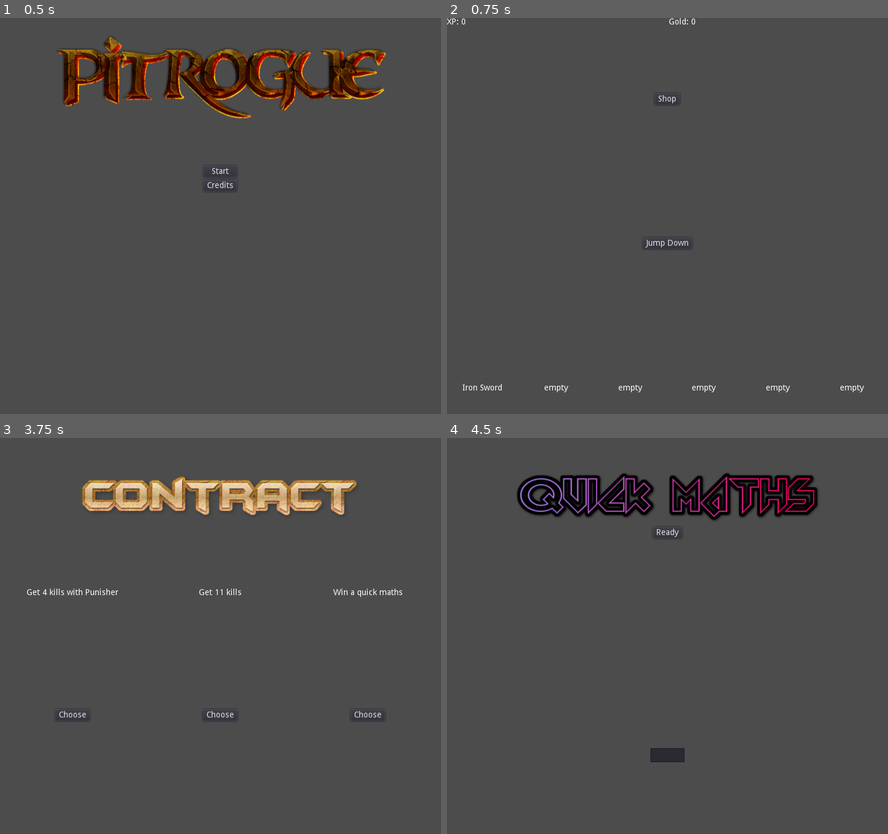
Above: before the commit, frames 1-4 (two rows, left to right).
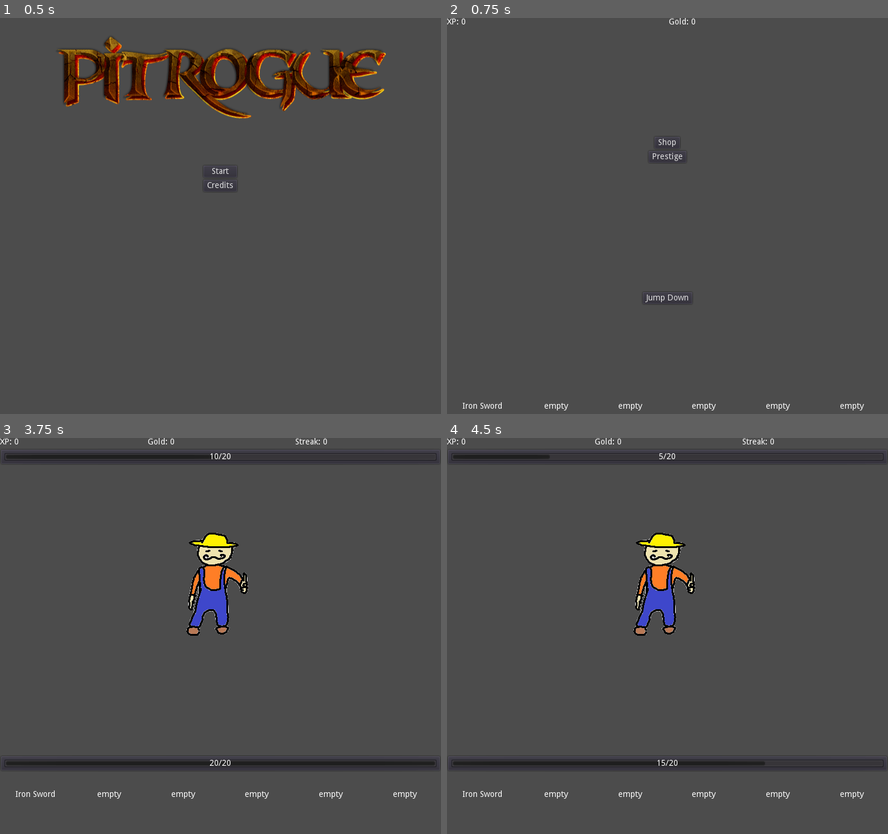
Above: after the commit, the same moments.

Repository: SirDogeGD/projects
Game: Godot game, scene res://scenes/main.tscn
Two runs of this game, one before a commit and one after it. Both use one fixed random seed, a clock stepped at 60 frames per second and the inputs below.
Inputs (mouse positions are in pixels of both pictures, inside the frame that each line leads up to):
- Up to frame 1 (0.5 s): no input
- Up to frame 2 (0.75 s): click "Start" at 0.5 s
- Up to frame 3 (3.75 s): click "Shop" at 1.25 s; click "Back" at 2 s; click "Jump Down" at 2.75 s; click "Choose" at 3.5 s
- Up to frame 4 (4.5 s): click (517, 715) at 4.25 s, where only the run before the commit has a clickable "Choose"

Frame 1 is identical in both runs. In frame 2, 0.8% of the frame differs, in the area x 3-95%, y 19-100%; in frame 3, 9.9%; in frame 4, 11%, in the area x 0-100%, y 0-92%.

Commit message:
prestige
added prestiging
added prestige shop
added mysticsm 1 perks
added beastmode

Diff:
--- a/idlegame/project.godot
+++ b/idlegame/project.godot
@@ -33,6 +33,8 @@
 inventory="*res://scripts/inventory.gd"
 chat="*res://scripts/ui/chat.gd"
 contract_handler="*res://scripts/events/contract/contract_handler.gd"
+prestige_handler="*res://scripts/prestige/prestige_handler.gd"
+perk_handler="*res://scripts/perks/perk_handler.gd"
 
 [display]
 
--- a/idlegame/scenes/camp.tscn
+++ b/idlegame/scenes/camp.tscn
@@ -2,7 +2,6 @@
 
 [ext_resource path="res://scripts/camp.gd" type="Script" id=1]
 [ext_resource path="res://scenes/UI/inventory.tscn" type="PackedScene" id=2]
-
 
 [node name="main" type="Node2D"]
 script = ExtResource( 1 )
@@ -45,35 +44,49 @@
 size_flags_horizontal = 3
 size_flags_vertical = 3
 
-[node name="CCShop" type="CenterContainer" parent="C1/VC"]
+[node name="Margin" type="CenterContainer" parent="C1/VC"]
 margin_right = 750.0
-margin_bottom = 241.0
+margin_bottom = 180.0
+size_flags_vertical = 3
+
+[node name="CCShop" type="VBoxContainer" parent="C1/VC"]
+margin_top = 184.0
+margin_right = 750.0
+margin_bottom = 364.0
 size_flags_horizontal = 3
 size_flags_vertical = 3
 
 [node name="ButtonSh" type="Button" parent="C1/VC/CCShop"]
 margin_left = 353.0
-margin_top = 110.0
 margin_right = 396.0
-margin_bottom = 130.0
+margin_bottom = 20.0
+size_flags_horizontal = 4
 text = "Shop"
 
+[node name="ButtonP" type="Button" parent="C1/VC/CCShop"]
+margin_left = 343.0
+margin_top = 24.0
+margin_right = 407.0
+margin_bottom = 44.0
+size_flags_horizontal = 4
+text = "Prestige"
+
 [node name="CCJumpDown" type="CenterContainer" parent="C1/VC"]
-margin_top = 245.0
+margin_top = 368.0
 margin_right = 750.0
-margin_bottom = 486.0
+margin_bottom = 548.0
 size_flags_horizontal = 3
 size_flags_vertical = 3
 
 [node name="ButtonJD" type="Button" parent="C1/VC/CCJumpDown"]
 margin_left = 333.0
-margin_top = 110.0
+margin_top = 80.0
 margin_right = 417.0
-margin_bottom = 130.0
+margin_bottom = 100.0
 text = "Jump Down"
 
 [node name="CCInv" type="CenterContainer" parent="C1/VC"]
-margin_top = 490.0
+margin_top = 552.0
 margin_right = 750.0
 margin_bottom = 732.0
 size_flags_horizontal = 3
@@ -83,10 +96,11 @@
 anchor_right = 0.0
 anchor_bottom = 0.0
 margin_left = 375.0
-margin_top = 121.0
+margin_top = 90.0
 margin_right = 375.0
-margin_bottom = 121.0
+margin_bottom = 90.0
 size_flags_horizontal = 3
 size_flags_vertical = 3
 [connection signal="pressed" from="C1/VC/CCShop/ButtonSh" to="." method="_on_ButtonSh_pressed"]
+[connection signal="pressed" from="C1/VC/CCShop/ButtonP" to="." method="_on_ButtonP_pressed"]
 [connection signal="pressed" from="C1/VC/CCJumpDown/ButtonJD" to="." method="_on_ButtonJD_pressed"]
--- a/idlegame/scripts/camp.gd
+++ b/idlegame/scripts/camp.gd
@@ -16,3 +16,6 @@
 
 func _on_ButtonSh_pressed():
 	get_tree().change_scene("res://scenes/shop.tscn")
+
+func _on_ButtonP_pressed():
+	get_tree().change_scene("res://scripts/prestige/prestige.tscn")
--- a/idlegame/scripts/fight.gd
+++ b/idlegame/scripts/fight.gd
@@ -65,6 +65,7 @@
 	if(you.get_inv_slot(you.get_selected()).takes_turn):
 		your_turn = false
 	#you attack enemy
+	perk_handler.combo += 1
 	atk(you, enemy, you.get_inv_slot(you.get_selected()))
 	if(isDead(enemy)):
 		chat.kill_msg(you.kill())
@@ -97,7 +98,7 @@
 
 #calculate dmg based on weapon dmg and persons multipliers
 func inputdmgcalc(a, b, w):
-	p = perkFile.new()
+	p = perk_handler
 	var dmg = w.get_damage()
 #	weapon base dmg perks
 	dmg = p.offensive_one(a, b, dmg)
@@ -111,7 +112,7 @@
 
 #calculate dmg based on input dmg and persons armor
 func outputdmgcalc(a, b, d):
-	p = perkFile.new()
+	p = perk_handler
 	var armor = b.get_armor()
 #	armor base def
 	armor = p.defensive_one(a, b, armor)
--- a/idlegame/scripts/guy.gd
+++ b/idlegame/scripts/guy.gd
@@ -134,6 +134,8 @@
 
 #updates the megastreak variables based on the current streak
 func update_megas():
+	if 2 in stats.pUpgrades:
+		mega = "b"
 	var arr = megastreak_handler.get_all(self, streak)
 	mtd = arr[0]
 	md = arr[1]
--- a/idlegame/scripts/menu.gd
+++ b/idlegame/scripts/menu.gd
@@ -1,6 +1,7 @@
 extends Node2D
 
 func _ready():
+#	stats.save_Stats()
 	stats.load_Stats()
 
 #go into main game "Lobby"
--- a/idlegame/scripts/perks/perk_handler.gd
+++ b/idlegame/scripts/perks/perk_handler.gd
@@ -1,4 +1,7 @@
 extends Node
+
+var rng = RandomNumberGenerator.new()
+var combo = 0
 
 #weapon dmg perks/a = attacker/b = attacked person/d = dmg
 #weapon base dmg perks
@@ -12,6 +15,7 @@
 	return d
 #weapon multi perks
 func offensive_two(a, b, d):
+	rng.randomize()
 	var perks_a = a.get_perks()
 	var perks_b = b.get_perks()
 	if perks_a.has(1):
@@ -28,11 +32,20 @@
 	if perks_a.has(5):
 		if(a.current_shield > 0):
 			d = d*1.05
+	if perks_a.has(9):
+		if rng.randi_range(1, 100) <= 12:
+			d = d*1.5
+	if perks_a.has(11):
+		if combo%4 == 0:
+			d = d*1.2
 	return d
 #weapon true perks
 func offensive_three(a, b, d):
 	var perks_a = a.get_perks()
 	var perks_b = b.get_perks()
+	if perks_a.has(12):
+		if combo%4 == 0:
+			a.heal(0, 0.8)
 	return d
 #armor base perks
 func defensive_one(a, b, armor):
--- a/idlegame/scripts/perks/perk_info.gd
+++ b/idlegame/scripts/perks/perk_info.gd
@@ -22,7 +22,16 @@
 		7:
 			return make("Diamond Chestplate", "Gain +6 armor")
 		8:
-			return make("Diamond Sword" , "Your weapon deals +1 dmg")
+			return make("Diamond Sword", "Your weapon deals +1 dmg")
+#			mysticism 1
+		9:
+			return make("Berserker", "12% chance to crit for 50% extra damage")
+		10:
+			return make("Guts", "Heal 0.25hp on kill")
+		11:
+			return make("Combo: Damage", "Every fourth strike deals +20% damage")
+		12:
+			return make("Combo: Shield", "Every fourth strike gives 0.8 shield hp")
 
 func make(n, d):
 	var perkinfo = perkfile.new()
@@ -33,17 +42,21 @@
 func make_choice():
 	var array_pool = []
 	var default_perks = [1, 2, 3, 4, 5]
+	var myst1 = [9, 10, 11, 12]
 #	add perks to pool
 	array_pool += default_perks
-#	remove perks player already has
-	for x in you.perks:
-		if array_pool.has(x):
-			array_pool.erase(x)
+	if 1 in stats.pUpgrades:
+		array_pool += myst1
+#	get perks player doesnt already have
+	var perks = []
+	for x in array_pool.size():
+		if not array_pool[x] in you.get_perks():
+			perks.append(array_pool[x])
 #	get random perks from pool
 	randomize()
-	array_pool.shuffle()
+	perks.shuffle()
 	choice.clear()
-	choice.append(array_pool[0])
-	choice.append(array_pool[1])
-	choice.append(array_pool[2])
+	choice.append(perks[0])
+	choice.append(perks[1])
+	choice.append(perks[2])
 	return choice
--- /dev/null
+++ b/idlegame/scripts/prestige/prestige.gd
@@ -0,0 +1,30 @@
+extends Node2D
+
+func _ready():
+	update_labels()
+
+func _on_BBack_pressed():
+	get_tree().change_scene("res://scenes/camp.tscn")
+
+func req_text():
+	return str("Required: ", stats.xp, "/", req_xp(), "xp")
+
+func req_xp():
+	return 50000 + (stats.prestige * 10000)
+
+func _on_BPrestige_pressed():
+	if stats.xp >= req_xp():
+		stats.xp = 0
+		stats.gold = 0
+		stats.add_stats("r", (10 + stats.prestige))
+		stats.prestige += 1
+		update_labels()
+
+func update_labels():
+	$VBoxContainer/CenterContainer2/VBoxContainer/LPres.set_text(str("Prestige: ", stats.prestige))
+	$VBoxContainer/CenterContainer2/VBoxContainer/LReq.set_text(req_text())
+
+
+func _on_BShop_pressed():
+	if stats.prestige >= 1:
+		get_tree().change_scene("res://scripts/prestige/prestigeShop.tscn")
--- /dev/null
+++ b/idlegame/scripts/prestige/prestige.tscn
@@ -0,0 +1,75 @@
+[gd_scene load_steps=2 format=2]
+
+[ext_resource path="res://scripts/prestige/prestige.gd" type="Script" id=1]
+
+[node name="Node2D" type="Node2D"]
+script = ExtResource( 1 )
+
+[node name="VBoxContainer" type="VBoxContainer" parent="."]
+margin_right = 750.0
+margin_bottom = 750.0
+__meta__ = {
+"_edit_use_anchors_": false
+}
+
+[node name="BBack" type="Button" parent="VBoxContainer"]
+margin_right = 42.0
+margin_bottom = 20.0
+size_flags_horizontal = 0
+text = "Back"
+
+[node name="CenterContainer2" type="CenterContainer" parent="VBoxContainer"]
+margin_top = 24.0
+margin_right = 750.0
+margin_bottom = 385.0
+size_flags_horizontal = 3
+size_flags_vertical = 3
+
+[node name="VBoxContainer" type="VBoxContainer" parent="VBoxContainer/CenterContainer2"]
+margin_left = 335.0
+margin_top = 152.0
+margin_right = 415.0
+margin_bottom = 208.0
+size_flags_horizontal = 3
+size_flags_vertical = 3
+
+[node name="LPres" type="Label" parent="VBoxContainer/CenterContainer2/VBoxContainer"]
+margin_right = 80.0
+margin_bottom = 14.0
+text = "Prestige:"
+align = 1
+valign = 1
+
+[node name="BPrestige" type="Button" parent="VBoxContainer/CenterContainer2/VBoxContainer"]
+margin_left = 8.0
+margin_top = 18.0
+margin_right = 72.0
+margin_bottom = 38.0
+size_flags_horizontal = 4
+text = "Prestige"
+
+[node name="LReq" type="Label" parent="VBoxContainer/CenterContainer2/VBoxContainer"]
+margin_top = 42.0
+margin_right = 80.0
+margin_bottom = 56.0
+text = "Required xp:"
+align = 1
+
+[node name="CenterContainer" type="CenterContainer" parent="VBoxContainer"]
+margin_top = 389.0
+margin_right = 750.0
+margin_bottom = 750.0
+size_flags_horizontal = 3
+size_flags_vertical = 3
+
+[node name="BShop" type="Button" parent="VBoxContainer/CenterContainer"]
+margin_left = 325.0
+margin_top = 170.0
+margin_right = 424.0
+margin_bottom = 190.0
+size_flags_horizontal = 3
+size_flags_vertical = 3
+text = "Prestige Shop"
+[connection signal="pressed" from="VBoxContainer/BBack" to="." method="_on_BBack_pressed"]
+[connection signal="pressed" from="VBoxContainer/CenterContainer2/VBoxContainer/BPrestige" to="." method="_on_BPrestige_pressed"]
+[connection signal="pressed" from="VBoxContainer/CenterContainer/BShop" to="." method="_on_BShop_pressed"]
--- /dev/null
+++ b/idlegame/scripts/prestige/prestigeShop.gd
@@ -0,0 +1,15 @@
+extends Node2D
+
+func _ready():
+	update_labels()
+	stock()
+
+func _on_BBack_pressed():
+	get_tree().change_scene("res://scripts/prestige/prestige.tscn")
+
+func update_labels():
+	$VBoxContainer/HBoxContainer/LRenown.set_text(str("Renown: ", stats.renown))
+
+func stock():
+	for n in prestige_handler.make_shop_items():
+		$VBoxContainer/GridContainer.add_child(n)
--- /dev/null
+++ b/idlegame/scripts/prestige/prestigeShop.tscn
@@ -0,0 +1,41 @@
+[gd_scene load_steps=2 format=2]
+
+[ext_resource path="res://scripts/prestige/prestigeShop.gd" type="Script" id=1]
+
+[node name="Node2D" type="Node2D"]
+script = ExtResource( 1 )
+
+[node name="VBoxContainer" type="VBoxContainer" parent="."]
+margin_right = 750.0
+margin_bottom = 750.0
+__meta__ = {
+"_edit_use_anchors_": false
+}
+
+[node name="HBoxContainer" type="HBoxContainer" parent="VBoxContainer"]
+margin_right = 750.0
+margin_bottom = 20.0
+size_flags_horizontal = 3
+
+[node name="BBack" type="Button" parent="VBoxContainer/HBoxContainer"]
+margin_right = 42.0
+margin_bottom = 20.0
+size_flags_horizontal = 2
+text = "Back"
+
+[node name="LRenown" type="Label" parent="VBoxContainer/HBoxContainer"]
+margin_left = 377.0
+margin_top = 3.0
+margin_right = 750.0
+margin_bottom = 17.0
+size_flags_horizontal = 3
+text = "Renown: "
+
+[node name="GridContainer" type="GridContainer" parent="VBoxContainer"]
+margin_top = 24.0
+margin_right = 750.0
+margin_bottom = 750.0
+size_flags_horizontal = 3
+size_flags_vertical = 3
+columns = 5
+[connection signal="pressed" from="VBoxContainer/HBoxContainer/BBack" to="." method="_on_BBack_pressed"]
--- /dev/null
+++ b/idlegame/scripts/prestige/prestige_handler.gd
@@ -0,0 +1,39 @@
+extends Node
+
+var itemFile = preload("res://scripts/prestige/pshopItem.tscn")
+
+func _ready():
+	pass
+
+#create all available shop items and send them to
+#prestigeShop.stock()
+func make_shop_items():
+	var Upgrades = []
+	for n in 3:
+		Upgrades.append(n)
+	var boughtUpgrades = stats.pUpgrades
+#	get upgrades players doesnt have
+	var pool = []
+	for x in Upgrades.size():
+		if not Upgrades[x] in boughtUpgrades:
+			pool.append(Upgrades[x])
+#	turn upgrades into shopItems
+	var items = []
+	for n in pool.size():
+		var item = itemFile.instance()
+		var info = item_list(pool[n])
+		item.setup(info[0], info[1], info[2], info[3])
+		items.append(item)
+	return items
+
+func item_list(id):
+	match id:
+#				  ID	Price	Name		Description
+		0:
+			return([0, 10, "Tenacity I", "heal +1 hp on kill"])
+		1:
+			return([1, 10, "Mysticism I", "new perks\n+1 perk slot"])
+		2:
+			return([2, 10, "Beastmode", "new Megastreak"])
+		3:
+			return([3, 50, "Tenacity II", "heal +1 hp on kill"])
--- /dev/null
+++ b/idlegame/scripts/prestige/pshopItem.gd
@@ -0,0 +1,26 @@
+extends Control
+
+var tag = "I can feel it"
+var desc = "somethings wrong"
+var price = 0
+var id = 0
+
+#id, price (renown), tag (name), description
+func setup(i, p, t, d):
+	self.tag = t
+	self.desc = d
+	self.price = p
+	self.id = i
+	update()
+
+func update():
+	$VBoxContainer/LName.set_text(tag)
+	$VBoxContainer/LDesc.set_text(desc)
+	$VBoxContainer/BBuy.set_text(str(price, " renown"))
+
+#Buy Upgrade
+func _on_BBuy_pressed():
+	if stats.renown >= self.price:
+		stats.pUpgrades.append(self.id)
+		stats.add_stats("r", -self.price)
+		queue_free()
--- /dev/null
+++ b/idlegame/scripts/prestige/pshopItem.tscn
@@ -0,0 +1,49 @@
+[gd_scene load_steps=2 format=2]
+
+[ext_resource path="res://scripts/prestige/pshopItem.gd" type="Script" id=1]
+
+[node name="Control" type="Control"]
+size_flags_horizontal = 3
+size_flags_vertical = 3
+script = ExtResource( 1 )
+__meta__ = {
+"_edit_use_anchors_": false
+}
+
+[node name="VBoxContainer" type="VBoxContainer" parent="."]
+margin_right = 150.0
+margin_bottom = 150.0
+size_flags_horizontal = 3
+size_flags_vertical = 3
+__meta__ = {
+"_edit_use_anchors_": false
+}
+
+[node name="LName" type="Label" parent="VBoxContainer"]
+margin_right = 150.0
+margin_bottom = 61.0
+size_flags_horizontal = 3
+size_flags_vertical = 3
+text = "test"
+align = 1
+valign = 2
+__meta__ = {
+"_edit_use_anchors_": false
+}
+
+[node name="LDesc" type="Label" parent="VBoxContainer"]
+margin_top = 65.0
+margin_right = 150.0
+margin_bottom = 126.0
+size_flags_horizontal = 3
+size_flags_vertical = 3
+text = "test"
+align = 1
+valign = 1
+
+[node name="BBuy" type="Button" parent="VBoxContainer"]
+margin_top = 130.0
+margin_right = 150.0
+margin_bottom = 150.0
+size_flags_horizontal = 9
+[connection signal="pressed" from="VBoxContainer/BBuy" to="." method="_on_BBuy_pressed"]
--- a/idlegame/scripts/scene_handler.gd
+++ b/idlegame/scripts/scene_handler.gd
@@ -2,17 +2,13 @@
 
 var count = 0
 var perks = 0
-var max_perks = 1
 var rng = RandomNumberGenerator.new()
 
 func next_scene():
 	effect_handler.turn(you)
-	if(is_perk()):
-		perks += 1
+	if(count == 0):
+		count += 1
 		get_tree().change_scene("res://scenes/perk_choose.tscn")
-	elif(is_shop()):
-		count += 1
-		get_tree().change_scene("res://scenes/runshop.tscn")
 	elif(is_minor()):
 		count += 1
 		what_minor()
@@ -21,12 +17,11 @@
 		get_tree().change_scene("res://scenes/fight.tscn")
 
 func is_perk():
-	if(perks < max_perks):
-		return true
-	return false
-
-func is_shop():
-	if(count == 2):
+	var extra_perks = 0
+	if 1 in stats.pUpgrades:
+		extra_perks += 1
+	if(perks < extra_perks):
+		perks += 1
 		return true
 	return false
 
@@ -36,17 +31,23 @@
 
 func is_minor():
 	rng.randomize()
-	var chance = rng.randi_range(1,10)
+	var chance = rng.randi_range(1,70)
 	if(chance <= 5):
 		return true
 	return false
 
 func what_minor():
 	rng.randomize()
-	var which = rng.randi_range(1,2)
+	var which = rng.randi_range(0,3)
 	match which:
+		0:
+			if is_perk():
+				get_tree().change_scene("res://scenes/perk_choose.tscn")
+			else:
+				what_minor()
 		1:
+			get_tree().change_scene("res://scenes/runshop.tscn")
+		2:
 			get_tree().change_scene("res://scenes/events/quickmath.tscn")
-#			get_tree().change_scene("res://scripts/events/contract/contract.tscn")
-		2:
+		3:
 			get_tree().change_scene("res://scripts/events/contract/contract.tscn")
--- a/idlegame/scripts/shop.gd
+++ b/idlegame/scripts/shop.gd
@@ -8,9 +8,9 @@
 var maxupgrade = 5
 
 func _ready():
-	update_stats()
+	update_labels()
 
-func update_stats():
+func update_labels():
 	set_costs("xpboost")
 	set_costs("gboost")
 	set_costs("dmgboost")
@@ -88,7 +88,7 @@
 		if(stats.gold >= cost_var):
 			you.upgrade(upgrade_var)
 			stats.add_stats("g", -cost_var)
-			update_stats()
+			update_labels()
 		else:
 			pass
 	else:
--- a/idlegame/scripts/stats.gd
+++ b/idlegame/scripts/stats.gd
@@ -1,9 +1,15 @@
 extends Node
 
+#resources
 var xp = 0
 var gold = 0
+#stats
 var kills = 0
 var highest_streak = 0
+#prestige
+var prestige = 0
+var renown = 0
+var pUpgrades = []
 
 var dict = save()
 var echest = {}
@@ -14,7 +20,10 @@
 		"Gold" : gold,
 		"Kills" : kills,
 		"Highest Streak" : highest_streak,
-		"upgrades" : you.get_upgrades()
+		"Upgrades" : you.get_upgrades(),
+		"Prestige" : prestige,
+		"Renown" : renown,
+		"pUpgrades" : pUpgrades
 		}
 	return save_dict
 
@@ -33,16 +42,29 @@
 	dict = json.result
 	save_game.close()
 
+#resources
 	xp = int(dict["XP"])
 	gold = int(dict["Gold"])
+#stats
 	kills = int(dict["Kills"])
-	you.upgrades = dict["upgrades"]
+	you.upgrades = dict["Upgrades"]
+#prestige
+	prestige = dict["Prestige"]
+	renown = int(dict["Renown"])
+	pUpgrades = dict["pUpgrades"]
 
 func add_stats(what, value):
+#resources
 	if(what == "xp"):
 		xp += value
 	if(what == "g"):
 		gold += value
+#stats
 	if(what == "k"):
 		kills += value
+#prestige
+	if what == "prestige":
+		prestige += 1
+	if what == "r":
+		renown += value
 	save_Stats()
--- a/idlegame/scripts/ui/chat.gd
+++ b/idlegame/scripts/ui/chat.gd
@@ -21,6 +21,8 @@
 	match name:
 		"od":
 			add("Overdrive Activated!")
+		"b":
+			add("Beastmode on!")
 
 func clear():
 	chat = ["", "", "", ""]
--- a/idlegame/scripts/you.gd
+++ b/idlegame/scripts/you.gd
@@ -1,5 +1,6 @@
 extends "res://scripts/guy.gd"
 
+#for inventory
 var selected = 0
 
 func _ready():
@@ -40,6 +41,11 @@
 			inv[n] = item_creator.empty_slot()
 
 func get_on_kill_heal():
+	if 0 in stats.pUpgrades: #tenacity
+		heal(1, 0)
+	if 10 in get_perks(): #guts
+		print("guts worked")
+		heal(0.25, 0)
 	add_to_inv(heal_perks.get_healing(heal_perk))
 
 func calc_xp():
Not shown, changed: idlegame/export_presets.cfg
Not shown, added: idlegame/versions/1.4_contracts/game.exe
Not shown, added: idlegame/versions/1.4_contracts/game.pck
